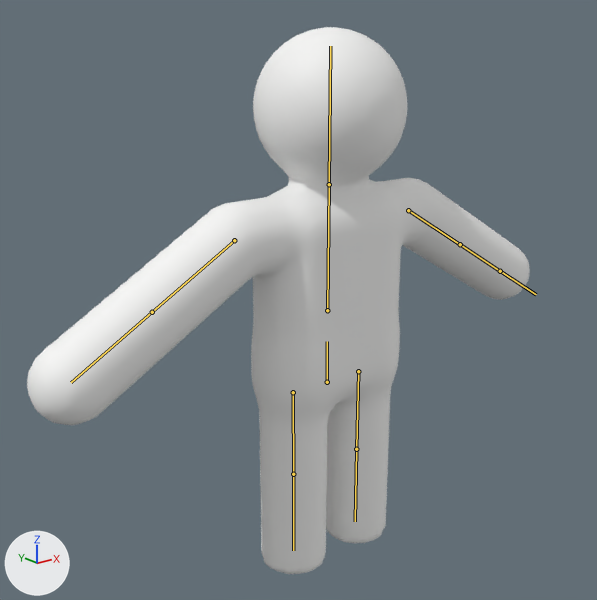
One commit to the glTF model assets/character.glb: the scene before it, then after it.
Camera for both pictures: a 50 mm camera at (-1.87, -2.17, 1.92) aimed at (-0.18, -0.05, 1.07). Arrows for +X, +Y and +Z are at lower left; the lights stay in place. The picture after the commit comes second. The bones that change, and the others that lie on the model, are drawn over the model as lines.

In view in the first picture: 'Character'.
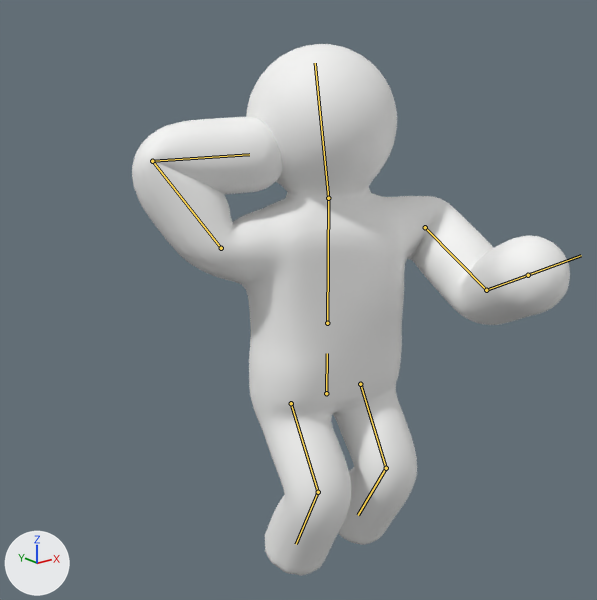
The newer file adds an action. The first version stands in its rest pose; the second is drawn at frame 8 of the action 'Throw'.

Changed parts and their boxes [x1, y1, x2, y2] in the pictures (597 x 600 px):
'Character', posed (13% narrower)
    before: [27, 27, 530, 574]
    after: [132, 44, 570, 576]
bone 'hips', root to tip
    before: (327, 382) to (327, 341)
    after: (326, 393) to (327, 353)
bone 'spine', root to tip
    before: (327, 310) to (329, 184)
    after: (327, 323) to (328, 198)
bone 'head', root to tip
    before: (329, 184) to (330, 46)
    after: (328, 198) to (315, 63)
bone 'upper_arm.L', root to tip
    before: (408, 210) to (460, 244)
    after: (425, 227) to (486, 290)
bone 'forearm.L', root to tip
    before: (460, 244) to (500, 271)
    after: (486, 290) to (528, 275)
bone 'upper_arm.R', root to tip
    before: (234, 240) to (152, 312)
    after: (221, 248) to (152, 161)
bone 'forearm.R', root to tip
    before: (152, 312) to (71, 382)
    after: (152, 161) to (249, 154)
bone 'thigh.L', root to tip
    before: (358, 371) to (356, 449)
    after: (360, 384) to (386, 468)
bone 'shin.L', root to tip
    before: (356, 449) to (355, 521)
    after: (386, 468) to (358, 515)
bone 'thigh.R', root to tip
    before: (293, 392) to (293, 474)
    after: (291, 403) to (318, 492)
bone 'shin.R', root to tip
    before: (293, 474) to (293, 550)
    after: (318, 492) to (296, 544)

The change in detail:
Bone 'hips' (bone_hips) moves from (0.0, 0.0, 0.0) to (0.0, -0.047, 0.0).
Bone 'hips' (bone_hips) turns from (0, 0, 0) to (0, -5, 0) degrees about its own x, y and z.
Bone 'spine' (bone_spine) turns from (0, 0, 0) to (0, -10, 0) degrees about its own x, y and z.
Bone 'head' (bone_head) turns from (0, 0, 0) to (-11, 13, -1) degrees about its own x, y and z.
Bone 'upper_arm.L' (bone_upper_arm_l) turns from (0, 0, 0) to (62, 11, -19) degrees about its own x, y and z.
Bone 'forearm.L' (bone_forearm_l) turns from (0, 0, 0) to (52, -9, 18) degrees about its own x, y and z.
Bone 'upper_arm.R' (bone_upper_arm_r) turns from (0, 0, 0) to (-14, -13, -83) degrees about its own x, y and z.
Bone 'forearm.R' (bone_forearm_r) turns from (0, 0, 0) to (-6, -12, -122) degrees about its own x, y and z.
Bone 'thigh.L' (bone_thigh_l) turns from (0, 0, 0) to (31, 0, 0) degrees about its own x, y and z.
Bone 'shin.L' (bone_shin_l) turns from (0, 0, 0) to (-60, 0, 0) degrees about its own x, y and z.
Bone 'thigh.R' (bone_thigh_r) turns from (0, 0, 0) to (32, 0, 0) degrees about its own x, y and z.
Bone 'shin.R' (bone_shin_r) turns from (0, 0, 0) to (-58, 0, 0) degrees about its own x, y and z.
